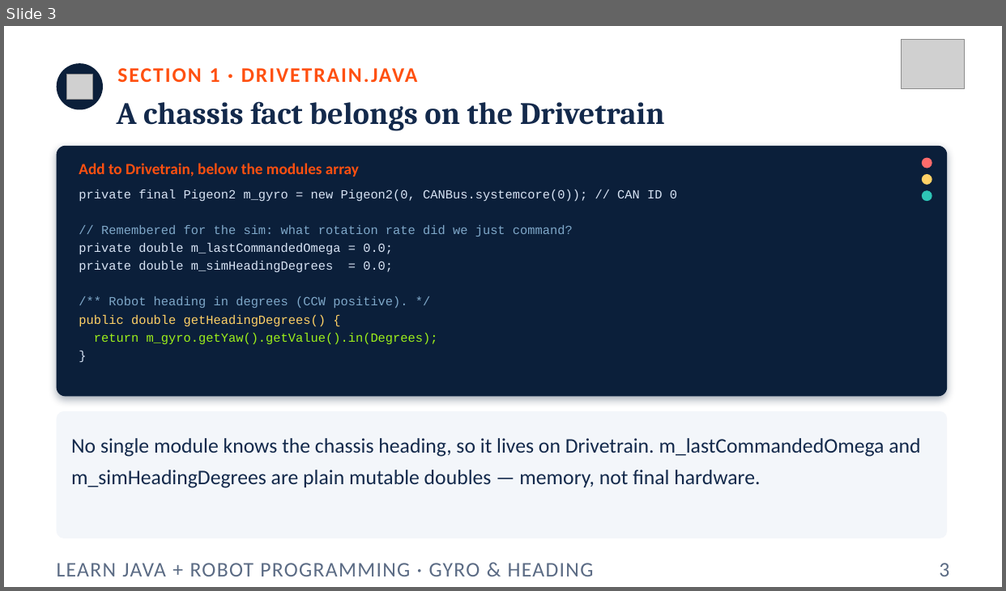
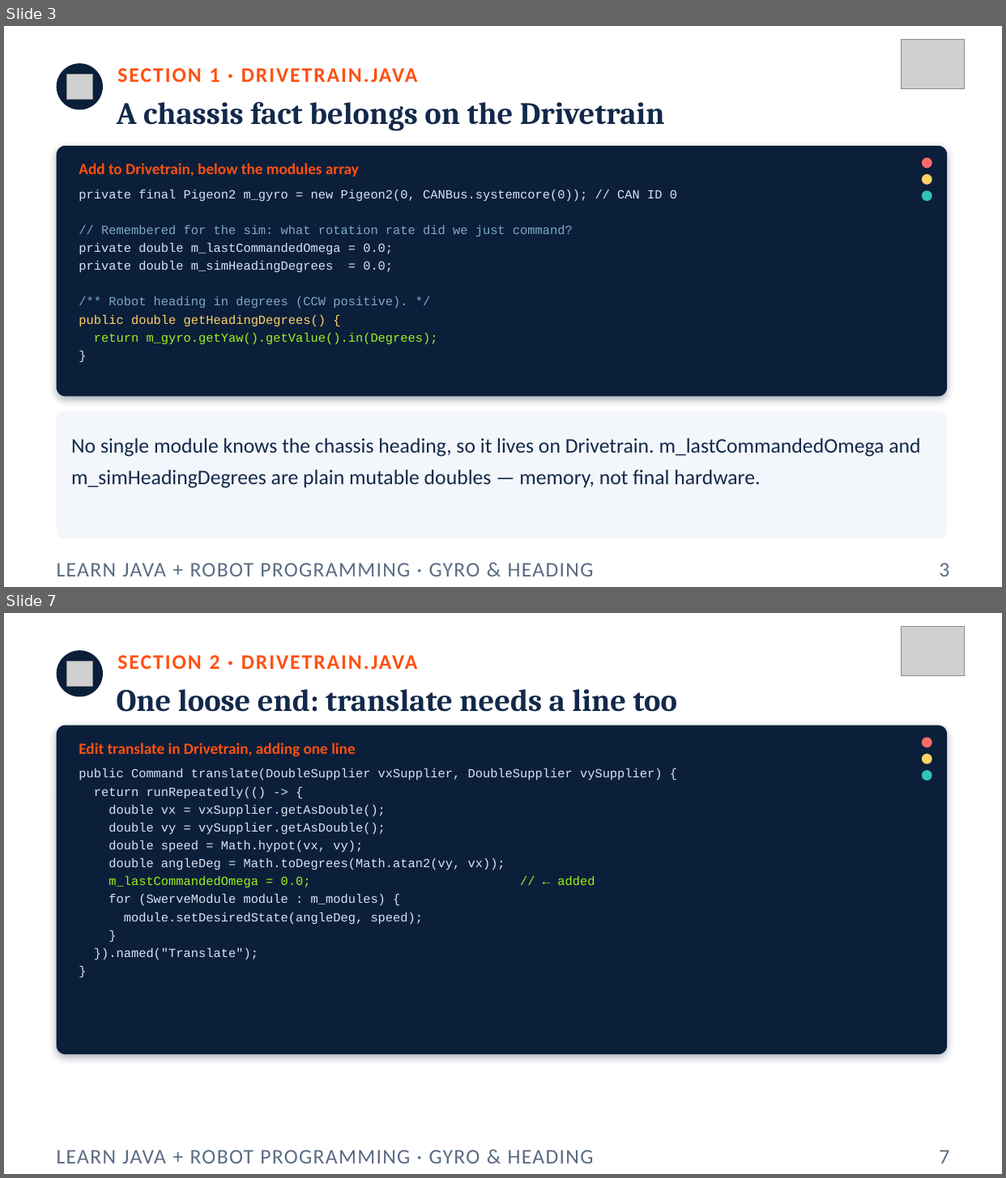
Before and after one commit to FRC5010/BasicRobotLessons, a slide deck: docs/presentations/v3/08-gyro-heading.pptx. Shown one above the other, each under a label of ours: slide 3 before the commit, slides 3 and 7 after it; the slides between them are not shown. The pictures are 1006x591 and 1006x1178 pixels, drawn with LibreOffice and Linux fonts; fonts in the diff are those of the drawing; grey boxes stand for pictures. Boxes give left, top, right and bottom in pixels: in the first picture for what was removed or moved away, otherwise in the second. Text is boxed around its words. In the diff, an @@ line names an element or a change of style, - is before the commit and + after.

```diff
--- a/docs/presentations/v3/08-gyro-heading.pptx
+++ b/docs/presentations/v3/08-gyro-heading.pptx
@@ slide 7 added at box(4, 613, 1002, 1174), background #FFFFFF @@
@@ picture added at box(901, 627, 965, 676) @@
@@ ellipse added at box(57, 650, 103, 697), fill #0B1F3A @@
@@ picture added at box(67, 661, 92, 687) @@
@@ text added at box(117, 655, 418, 669), 20 pt, text #FF5010, bold @@
+SECTION 2 · DRIVETRAIN.JAVA
@@ text added at box(117, 689, 677, 712), 30 pt, text #13294B, bold @@
+One loose end: translate needs a line too
@@ rounded rectangle added at box(57, 726, 948, 1054), fill #0B1F3A @@
@@ text added at box(79, 743, 355, 757), 15 pt, text #FF5010, bold @@
+Edit translate in Drivetrain, adding one line
@@ ellipse added at box(922, 737, 932, 747), fill #FF6B6B @@
@@ ellipse added at box(922, 754, 932, 764), fill #FFD166 @@
@@ text added at box(79, 769, 663, 960), 12 pt, text #D7E3F4 @@
+public Command translate(DoubleSupplier vxSupplier, DoubleSupplier vySupplier) {
+return runRepeatedly(() -> {
+double vx = vxSupplier.getAsDouble();
+double vy = vySupplier.getAsDouble();
+double speed = Math.hypot(vx, vy);
+double angleDeg = Math.toDegrees(Math.atan2(vy, vx));
+m_lastCommandedOmega = 0.0; // ← added
+for (SwerveModule module : m_modules) {
+module.setDesiredState(angleDeg, speed);
+}
+}).named("Translate");
+}
@@ ellipse added at box(922, 770, 932, 781), fill #2EC4B6 @@
@@ text added at box(57, 1150, 594, 1164), 20 pt, text #5B6B84 @@
+LEARN JAVA + ROBOT PROGRAMMING · GYRO & HEADING
@@ text added at box(939, 1150, 949, 1164), 20 pt, text #5B6B84 @@
+7
```
Also in this commit, not shown: 9 slides changed, 4 other slides added, 2 other files.
